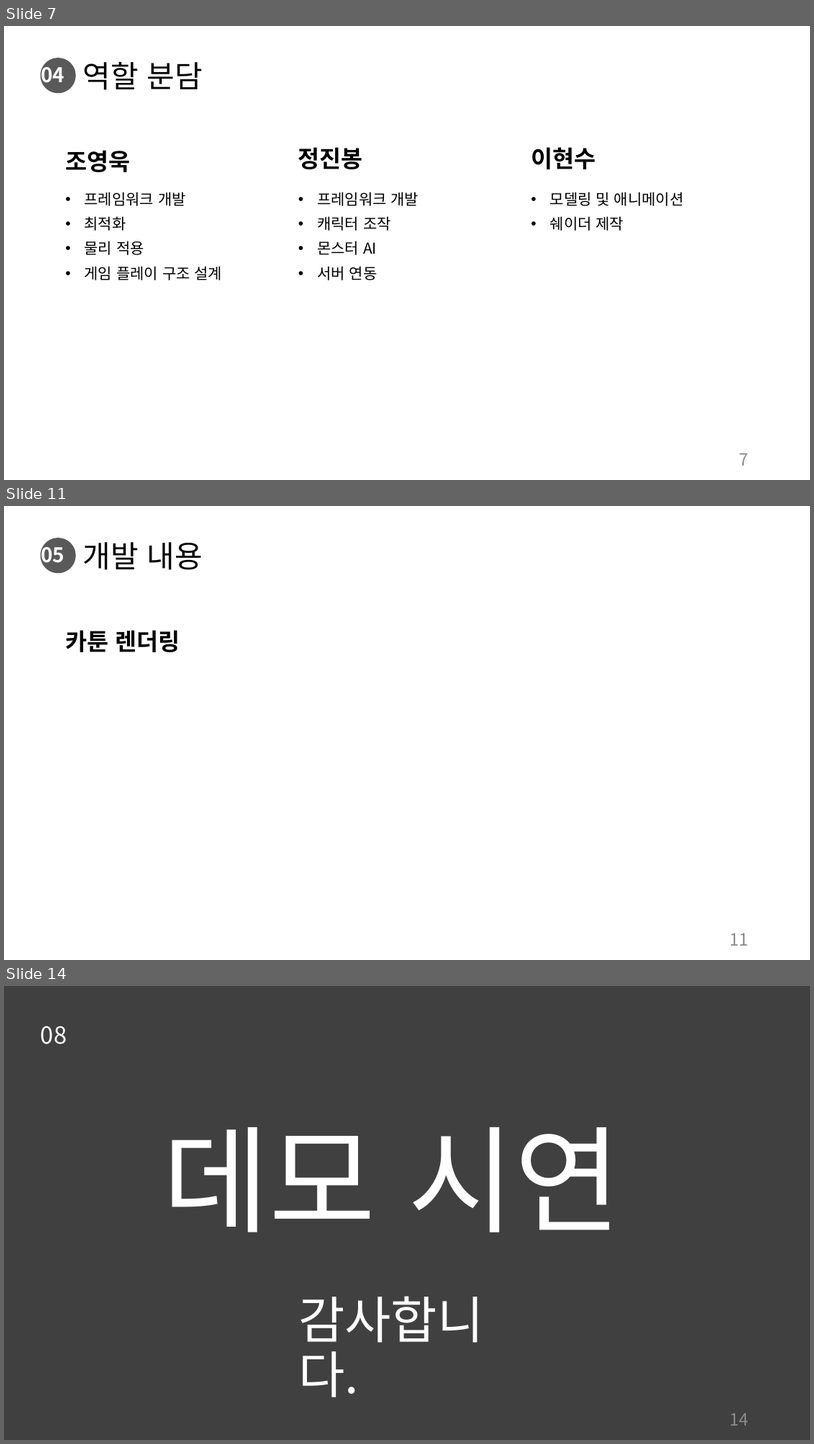
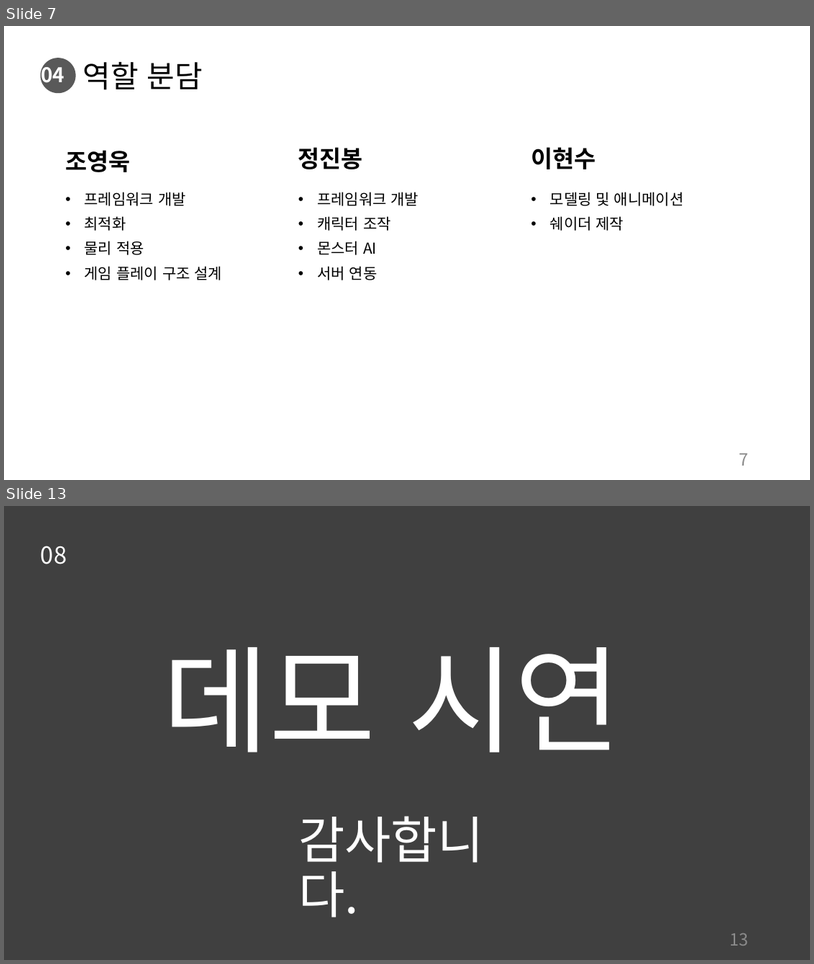
Before and after one commit to charobe/HDB, a slide deck: 조영욱/기획서/종설1/하자드바이오_조영욱_이현수_정진봉.pptx. Shown one above the other, each under a label of ours: slides 7, 11 and 14 before the commit, slides 7 and 13 after it; the slides between them are not shown. The pictures are 814x1444 and 814x964 pixels, drawn with LibreOffice and Linux fonts; fonts in the diff are those of the drawing. Boxes give left, top, right and bottom in pixels: in the first picture for what was removed or moved away, otherwise in the second. Text is boxed around its words. In the diff, an @@ line names an element or a change of style, - is before the commit and + after.

```diff
--- a/조영욱/기획서/종설1/하자드바이오_조영욱_이현수_정진봉.pptx
+++ b/조영욱/기획서/종설1/하자드바이오_조영욱_이현수_정진봉.pptx
@@ slide 11 removed at [4, 506, 810, 960], background #FFFFFF; not listed: 1 template element that a slide beside it also shows @@
@@ text removed at [41, 542, 64, 568] @@
-05
@@ title removed at [83, 542, 203, 570] @@
-개발 내용
@@ text removed at [65, 630, 180, 652] @@
-카툰 렌더링
@@ page number removed at [730, 933, 749, 945] @@
-11
@@ what was slide 14 is now slide 13 @@
@@ page number at [730, 933, 749, 945]: text changed @@
-14
+13
```
Also in this commit, not shown: 5 slides changed, 1 other file.
